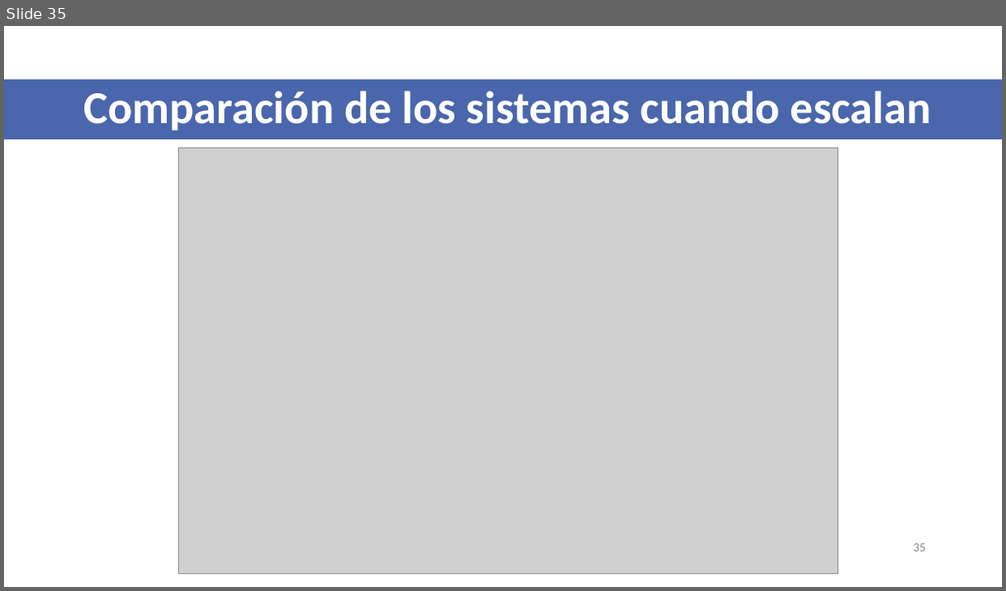
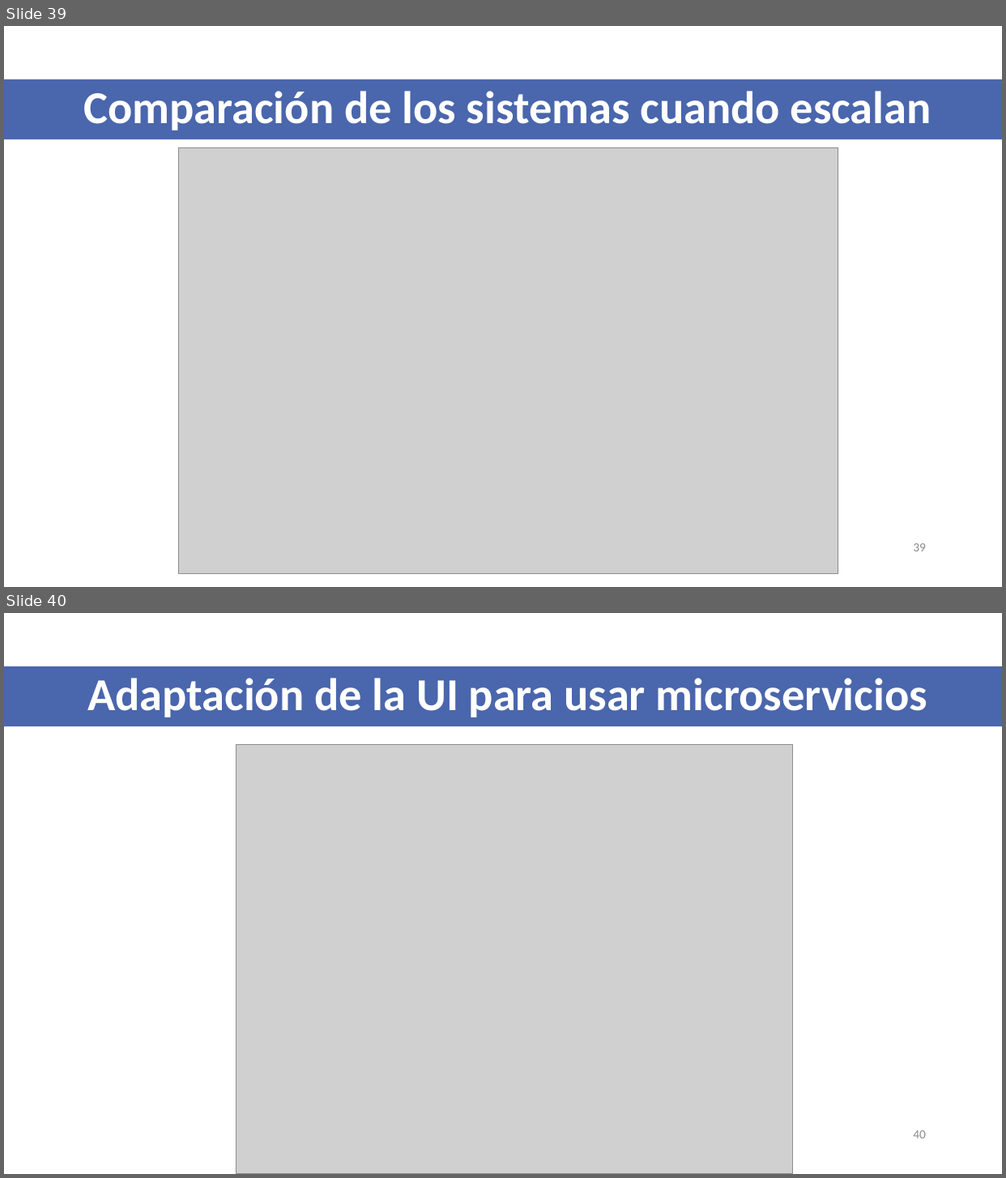
Before and after one commit to VictorIranzo/TFG_Microservices, a slide deck: Trabajo/Presentación/Desarrollo de software basado en microservicios.pptx. Shown one above the other, each under a label of ours: slide 35 before the commit, slides 39 and 40 after it. The pictures are 1006x591 and 1006x1178 pixels, drawn with LibreOffice and Linux fonts; fonts in the diff are those of the drawing; grey boxes stand for pictures. Boxes give left, top, right and bottom in pixels: in the first picture for what was removed or moved away, otherwise in the second. Text is boxed around its words. In the diff, an @@ line names an element or a change of style, - is before the commit and + after.

```diff
--- a/Trabajo/Presentación/Desarrollo de software basado en microservicios.pptx
+++ b/Trabajo/Presentación/Desarrollo de software basado en microservicios.pptx
@@ slide 40 added at (4, 613, 1002, 1174), background #FFFFFF @@
@@ rectangle added at (4, 666, 1002, 726), fill #4A66AC @@
@@ title added at (87, 678, 927, 717), 44 pt, text #FFFFFF, bold @@
+Adaptación de la UI para usar microservicios
@@ picture added at (236, 745, 793, 1174) @@
@@ page number added at (913, 1131, 926, 1139), 12 pt, text #8C8C8C @@
+40
@@ what was slide 35 is now slide 39 @@
@@ page number at (913, 544, 926, 552): text changed @@
-35
+39
```
Also in this commit, not shown: 12 slides changed, 4 other slides added.
